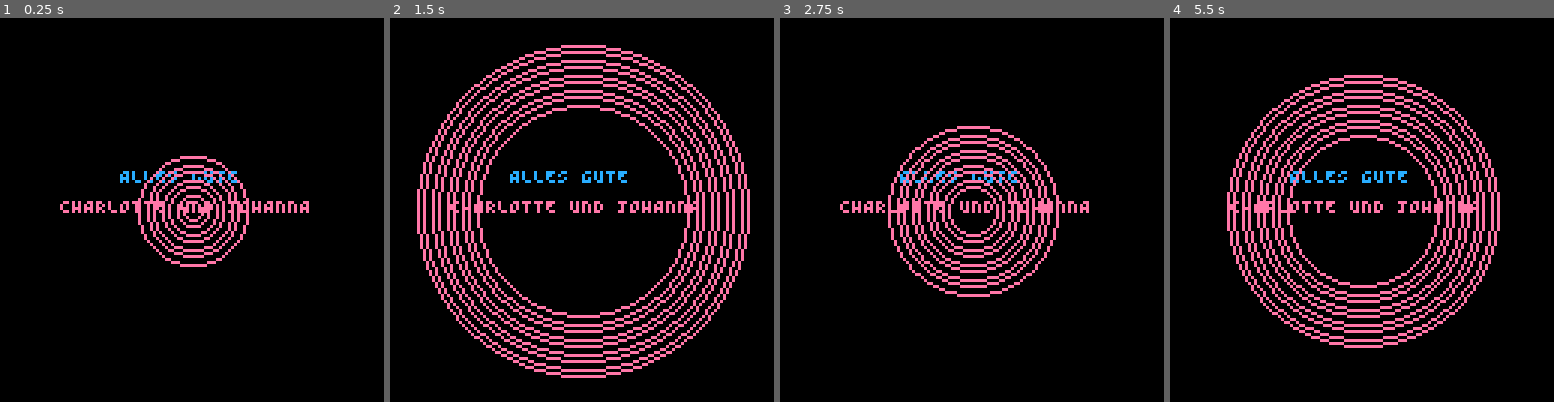
Above: before the commit, frames 1-4 (left to right).
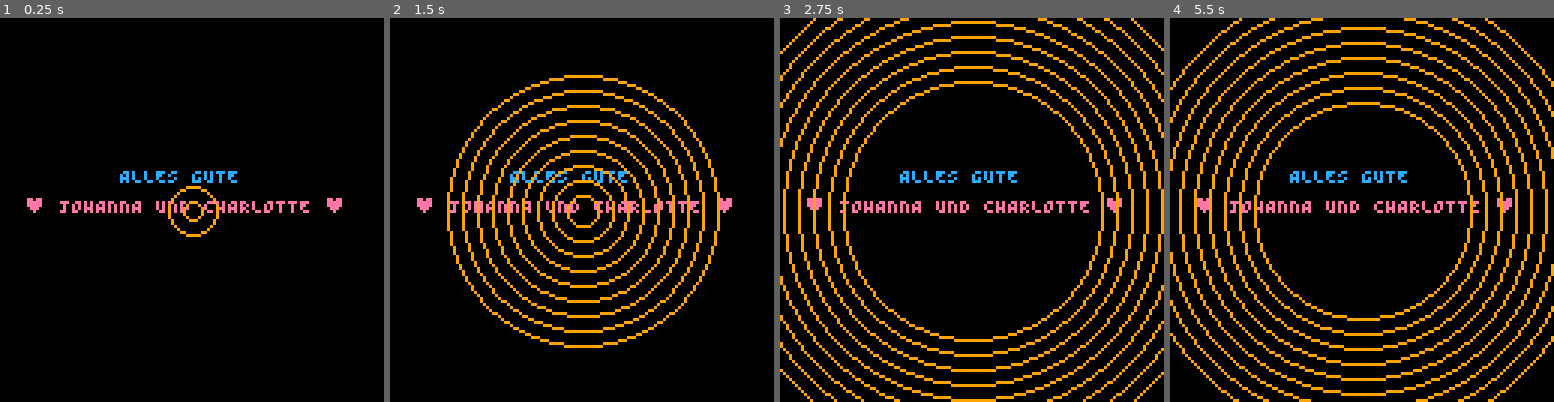
Above: after the commit, the same moments.

Repository: theGEBIRGE/BARBARA
Game: PICO-8 cartridge barbara.p8
Same seed, same stepped clock (60 frames per second), same inputs: the game is played once before the commit and once after it.
Inputs:
- Up to frame 1 (0.25 s): no input
- Up to frame 2 (1.5 s): tap X (X key) at 0.33, 1.07 s
- Up to frame 3 (2.75 s): tap X (X key) at 1.85 s; hold Up 2.15-2.42 s
- Up to frame 4 (5.5 s): tap X (X key) at 2.97, 4.08, 5.2 s; hold Down 3.63-3.97 s; hold Up 4.73-5.03 s

The runs differ from the first frame. In frame 1, 3.2% of the frame differs, in the area x 7-90%, y 35-65%; in frame 2, 18%; in frame 3, 18%; in frame 4, 25%, in the area x 0-100%, y 0-100%.

Commit message:
Refine credit screen, add sfx

Diff:
--- a/barbara.p8
+++ b/barbara.p8
@@ -132,6 +132,7 @@
       map(32, 16, self.foreground_x, 0, 32, 16)
       map(32, 16, self.foreground_x + 128*2, 0, 32, 16)
 
+      print("♥ CHARLOTTE UND JOHANNA ♥", 9, 30)
       print("LOS GEHTS", 44, 80, 10)
       print("❎", 56, 86, 10)
     end
@@ -468,28 +469,34 @@
       end
     end
   }
+
   scenes["CREDITS"] = {
     init = function(self)
-      self.radii = {-10, -7.5, -5, -2.5, 0, 2.5, 5, 7.5, 10}
+      sfx(16)
+      self.clr = 0
+      self.radii = {}
+      for i=0, -40, -5 do
+        add(self.radii, i)
+      end
       self.r = 0
     end,
     update = function(self)
       for i=1, #self.radii do
         local r = self.radii[i]
-        if (r > 64) then
+        if (r > 88) then
           r = 0
         else
           r += 0.5
         end
-
         self.radii[i] = r
+        self.clr = (self.clr + 1) % 16
       end
     end,
     draw = function(self)
       cls()
       print("ALLES GUTE", 40, 50, 12)
-      print("CHARLOTTE UND JOHANNA", 20, 60, 14)
-      foreach(self.radii, function(r) circ(64, 64, r) end)
+      print("♥ JOHANNA UND CHARLOTTE ♥", 8, 60, 14)
+      foreach(self.radii, function(r) circ(64, 64, r, 9) end)
     end
   }
 end
@@ -664,6 +671,7 @@
     w.iframes = 120
     if (w.hp <= 0) then
       SHOULD_SHAKE = false
+      sfx(11)
       change_scene("START")
     end
   end
Not shown, changed: the sound effects (__sfx__) section of barbara.p8
